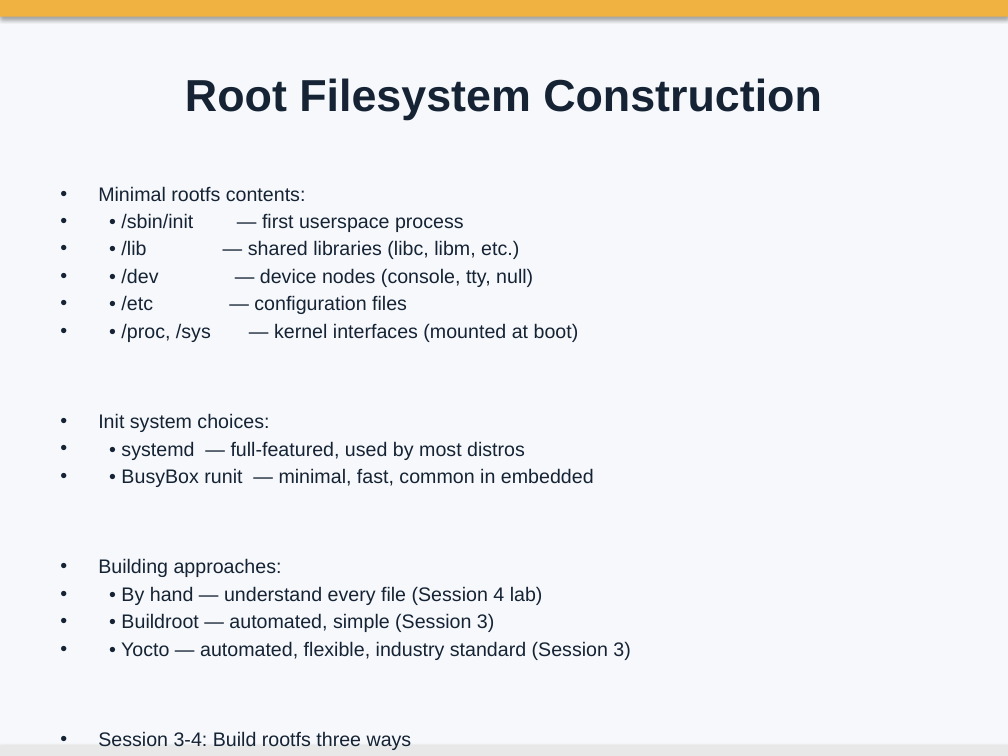
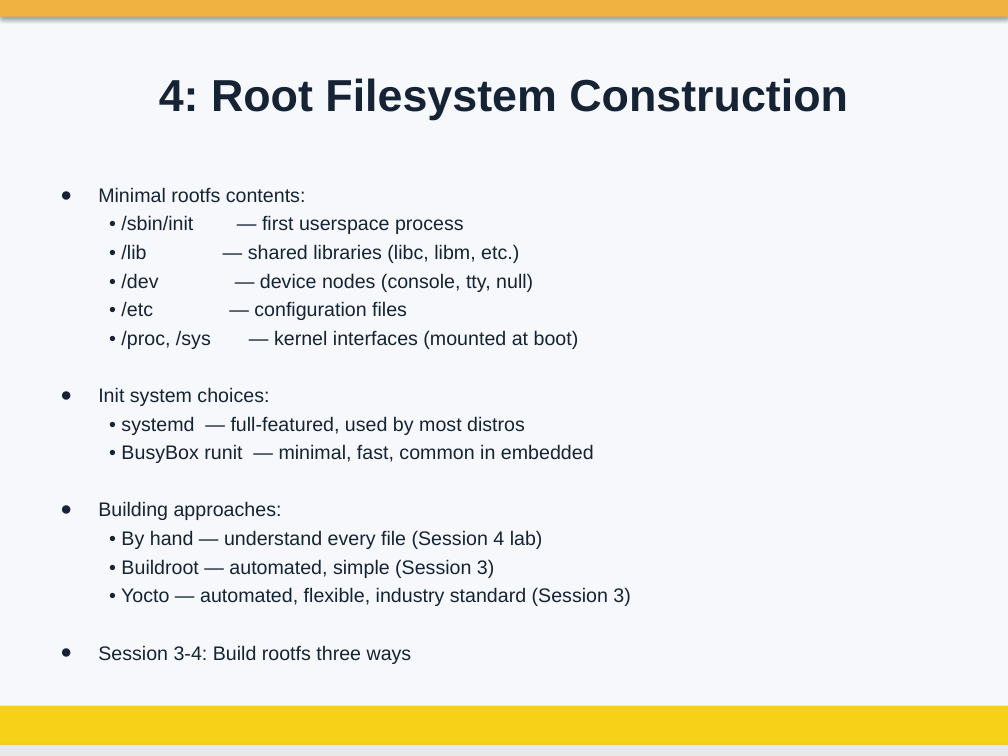
Before and after one commit to aircable/EmbeddedLinuxCourse, a slide deck: slide 17 of slides/01_Course.pptx. Drawn at 1008x756 pixels with LibreOffice and Linux fonts; fonts in the diff are those of the drawing; background and template pictures are left out. Boxes give left, top, right and bottom in pixels: in the first picture for what was removed or moved away, otherwise in the second. Text is boxed around its words. In the diff, an @@ line names an element or a change of style, - is before the commit and + after.

```diff
--- a/slides/01_Course.pptx
+++ b/slides/01_Course.pptx
@@ title at (159, 78, 848, 120): text changed @@
-Root Filesystem Construction
+4: Root Filesystem Construction
@@ text "Minimal rootfs contents:" at (98, 187, 630, 664): bullet • to ●; line spacing 1 to 1.05; less space between paragraphs; bullet • to none @@
@@ rectangle added at (0, 706, 1008, 756), fill #F7D117 @@
```
Also in this commit, not shown: 21 other slides changed, 1 slide added, 2 other files.
